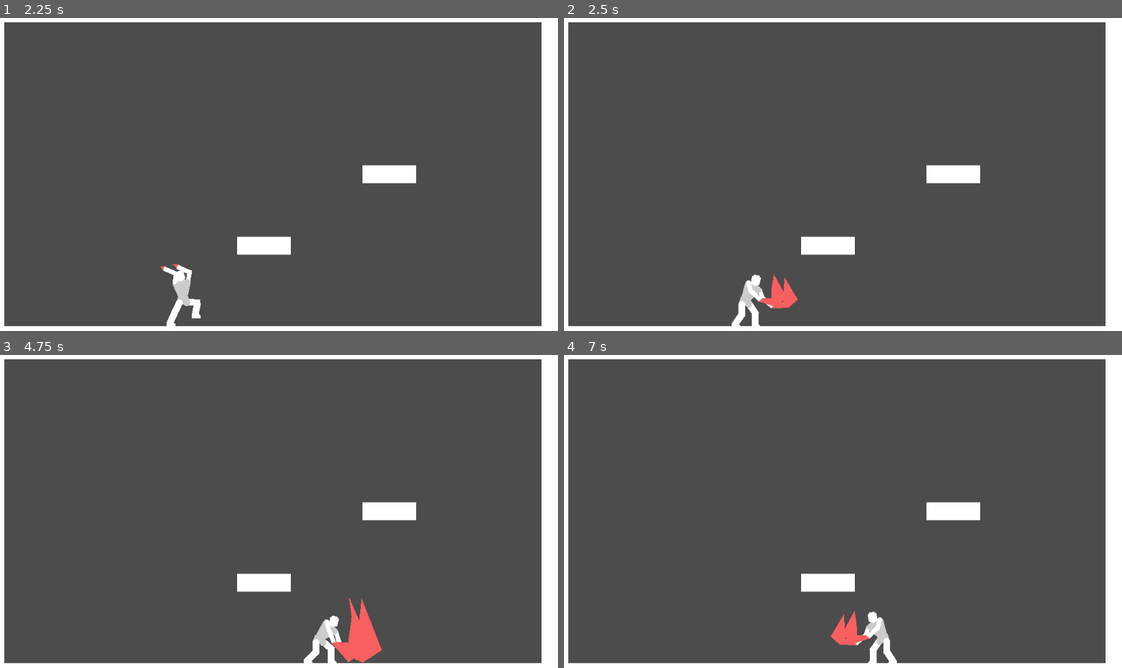
Above: before the commit, frames 1-4 (two rows, left to right).
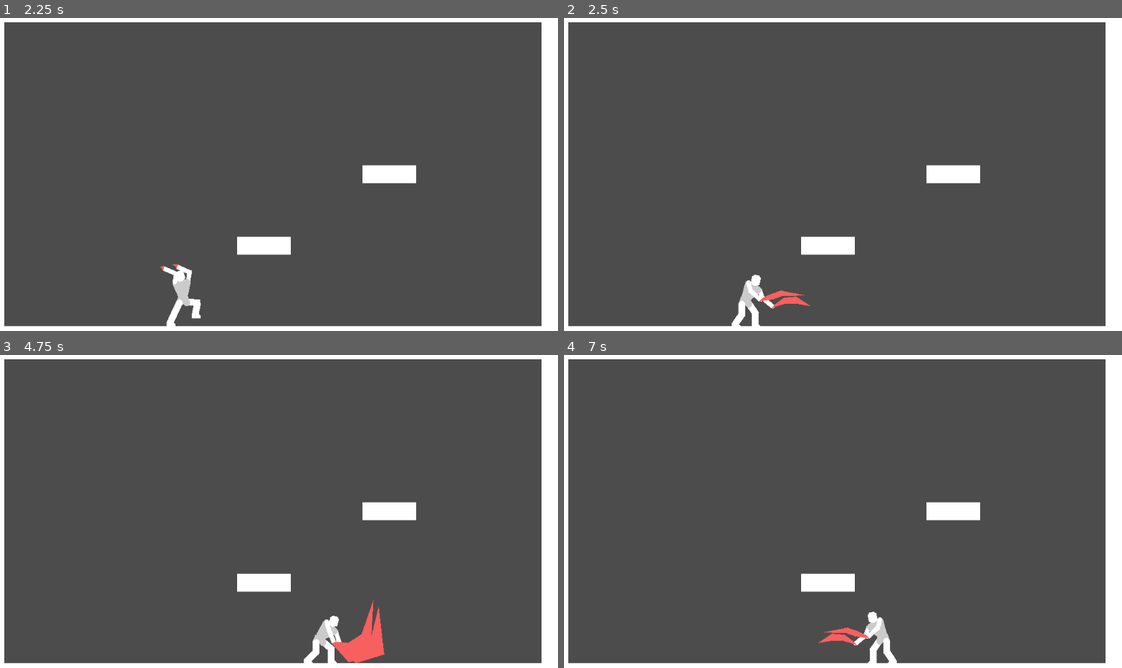
Above: after the commit, the same moments.

Repository: DarknessCatt/Lost-Soul
Game: Godot game, scene res://Maps/Debug_Map/Debug_Map.tscn
Two runs of this game, one before a commit and one after it. Both use one fixed random seed, a clock stepped at 60 frames per second and the inputs below. The project has no main scene, so this scene is started directly.
Inputs:
- Up to frame 1 (2.25 s): tap Enter at 0.5 s; hold C (hero_attack) 0.53-1.28 s; hold Right (hero_right) 0.53-2.03 s; tap Z (hero_jump) at 0.77, 1.52 s; tap C (hero_attack) at 1.35 s; hold Left (hero_left) from 2.03 s (still down); hold C (hero_attack) from 2.03 s (still down)
- Up to frame 2 (2.5 s): keep holding Left (hero_left); keep holding C (hero_attack)
- Up to frame 3 (4.75 s): release Left (hero_left) at 2.78 s; release C (hero_attack) at 2.78 s; hold Right (hero_right) 2.78-4.28 s; tap C (hero_attack) at 2.85, 4.35 s; tap Z (hero_jump) at 3.02, 3.77, 4.52 s; hold C (hero_attack) 3.53-4.28 s; hold Left (hero_left) from 4.28 s (still down)
- Up to frame 4 (7 s): release Left (hero_left) at 5.03 s; hold Right (hero_right) 5.03-5.78 s; hold C (hero_attack) 5.03-5.78 s; hold Left (hero_left) from 5.78 s (still down); tap C (hero_attack) at 5.85 s; tap Z (hero_jump) at 6.02, 6.77 s; hold C (hero_attack) from 6.53 s (still down)

Frame 1 is identical in both runs. In frame 2, 0.3% of the frame differs, in the area x 35-45%, y 81-93%; in frame 3, 0.5%, in the area x 62-69%, y 77-99%; in frame 4, 0.3%.

Commit message:
Jab3 Anim improvement

Diff:
--- a/Lost_Soul/Entities/Hero/Hero.tscn
+++ b/Lost_Soul/Entities/Hero/Hero.tscn
@@ -479,7 +479,7 @@
 "values": [ PoolVector2Array(  ), PoolVector2Array( 4.23493, 22.1196, -3.29588, 22.343, -2.81228, 23.6266, -1.80195, 24 …(857 unchanged characters)…
 }
 
-[sub_resource type="Animation" id=9]
+[sub_resource type="Animation" id=4]
 resource_name = "Jab3"
 length = 0.7
 step = 0.01
@@ -658,10 +658,10 @@
 tracks/14/imported = false
 tracks/14/enabled = true
 tracks/14/keys = {
-"times": PoolRealArray( 0, 0.14, 0.15, 0.25, 0.28, 0.31, 0.34, 0.39, 0.49, 0.56, 0.61, 0.62 ),
-"transitions": PoolRealArray( 1, 1, 1, 1, 1, 1, 1, 1, 1, 1, 1, 1 ),
-"update": 0,
-"values": [ PoolVector2Array(  ), PoolVector2Array(  ), Pool …(741 unchanged characters)… ray( 3.6947, 24.081, -4.01014, 23.8626, 27.6748, 51.2236, 62.2368, 47.6443, 64.3985, -54.2244, 36.9594, -6.06093, 21.8713, 27.6509 ), PoolVector2Array( 3.6947, 24.081, -4 …(429 unchanged characters)…
+"times": PoolRealArray( 0, 0.14, 0.15, 0.25, 0.28, 0.31, 0.34, 0.39, 0.44, 0.49, 0.56, 0.61, 0.62 ),
+"transitions": PoolRealArray( 1, 1, 1, 1, 1, 1, 1, 1, 1, 1, 1, 1, 1 ),
+"update": 0,
+"values": [ PoolVector2Array(  ), PoolVector2Array(  ), Pool …(741 unchanged characters)… ray( 3.6947, 24.081, -4.01014, 23.8626, 14.7813, 47.3077, 63.3896, 57.5763, 91.3934, -26.3655, 50.285, 27.0071, 21.8713, 27.6509 ), PoolVector2Array( 3.6947, 24.081, -4.01014, 23.8626, 19.063, 35.4403, 33.8233, 54.2677, 43.2212, 83.0817, 44.1616, 45.4224, 26.6713, 27.3106 ), PoolVector2Array( 3.6947, 24.081, -4 …(429 unchanged characters)…
 }
 tracks/15/type = "value"
 tracks/15/path = NodePath("Body/Hip/Torso/Left_Arm/Left_Hand/Left_Weapon:polygon")
@@ -670,13 +670,13 @@
 tracks/15/imported = false
 tracks/15/enabled = true
 tracks/15/keys = {
-"times": PoolRealArray( 0, 0.14, 0.15, 0.25, 0.28, 0.31, 0.34, 0.39, 0.49, 0.56, 0.61, 0.62 ),
-"transitions": PoolRealArray( 1, 1, 1, 1, 1, 1, 1, 1, 1, 1, 1, 1 ),
-"update": 0,
-"values": [ PoolVector2Array(  ), PoolVector2Array(  ), Pool …(778 unchanged characters)… 4, -3.62131, 22.5638, 14.1696, 64.008, 57.9309, 54.3677, 55.9198, -42.5128, 47.2502, -8.70767, 23.4148, 33.8534 ), PoolVector2Array( 4.55569, 22.3854,  …(427 unchanged characters)…
-}
-
-[sub_resource type="Animation" id=3]
+"times": PoolRealArray( 0, 0.14, 0.15, 0.25, 0.28, 0.31, 0.34, 0.39, 0.44, 0.49, 0.56, 0.61, 0.62 ),
+"transitions": PoolRealArray( 1, 1, 1, 1, 1, 1, 1, 1, 1, 1, 1, 1, 1 ),
+"update": 0,
+"values": [ PoolVector2Array(  ), PoolVector2Array(  ), Pool …(778 unchanged characters)… 4, -3.62131, 22.5638, 14.1696, 64.008, 50.367, 72.8414, 100.654, -16.6545, 53.0336, 32.9691, 23.4148, 33.8534 ), PoolVector2Array( 4.55569, 22.3854, -3.62131, 22.5638, 19.6706, 36.715, 36.578, 45.6781, 67.8836, 87.1025, 41.9343, 36.2212, 22.4077, 26.5797 ), PoolVector2Array( 4.55569, 22.3854,  …(427 unchanged characters)…
+}
+
+[sub_resource type="Animation" id=5]
 length = 0.3
 step = 0.05
 tracks/0/type = "value"
@@ -1550,12 +1550,12 @@
 [node name="Animations" type="AnimationPlayer" parent="."]
 autoplay = "Rest"
 anims/Falling = SubResource( 1 )
-anims/Jab1 = SubResource( 7 )
-anims/Jab2 = SubResource( 8 )
-anims/Jab3 = SubResource( 9 )
-anims/Jumping = SubResource( 3 )
-anims/Rest = SubResource( 4 )
-anims/Walking = SubResource( 5 )
+anims/Jab1 = SubResource( 2 )
+anims/Jab2 = SubResource( 3 )
+anims/Jab3 = SubResource( 4 )
+anims/Jumping = SubResource( 5 )
+anims/Rest = SubResource( 6 )
+anims/Walking = SubResource( 7 )
 next/Jumping = "Falling"
 
 [node name="States" type="Node" parent="."]
@@ -1608,7 +1608,7 @@
 
 [node name="Right_Arm" type="Polygon2D" parent="Body"]
 position = Vector2( 12, -28 )
-rotation = -0.523598
+rotation = -0.523599
 offset = Vector2( 30.2005, 27.966 )
 polygon = PoolVector2Array( -30.2005, -31.966, -26.2005, -27.966, -26.2005, -7.96604, -34.2005, -7.96604, -34.2005, -27.966 )
 __meta__ = {
@@ -1687,7 +1687,7 @@
 
 [node name="Left_Hand" type="Polygon2D" parent="Body/Hip/Torso/Left_Arm"]
 position = Vector2( -2.35438e-06, 16 )
-rotation = -2.09439
+rotation = -2.0944
 offset = Vector2( 31.8105, 42.7501 )
 polygon = PoolVector2Array( -31.794, -46.6744, -27.7438, -42.7252, -27.4408, -18.7271, -31.39, -14.6769, -35.4402, -18.6261, -35.6487, -35.1368, -35.7432, -42.6242 )
 __meta__ = {
@@ -1706,7 +1706,7 @@
 
 [node name="Right_Arm" type="RemoteTransform2D" parent="Body/Hip/Torso"]
 position = Vector2( 12, -28 )
-rotation = -0.523598
+rotation = -0.523599
 remote_path = NodePath("../../../Right_Arm")
 __meta__ = {
 "_edit_ik_": true
@@ -1714,7 +1714,7 @@
 
 [node name="Right_Hand" type="RemoteTransform2D" parent="Body/Hip/Torso/Right_Arm"]
 position = Vector2( 0, 16 )
-rotation = -2.09439
+rotation = -2.0944
 remote_path = NodePath("../../../../Right_Hand")
 __meta__ = {
 "_edit_bone_": true
Not shown: 6 places in Lost_Soul/Entities/Hero/Hero.tscn that only renumber resources
